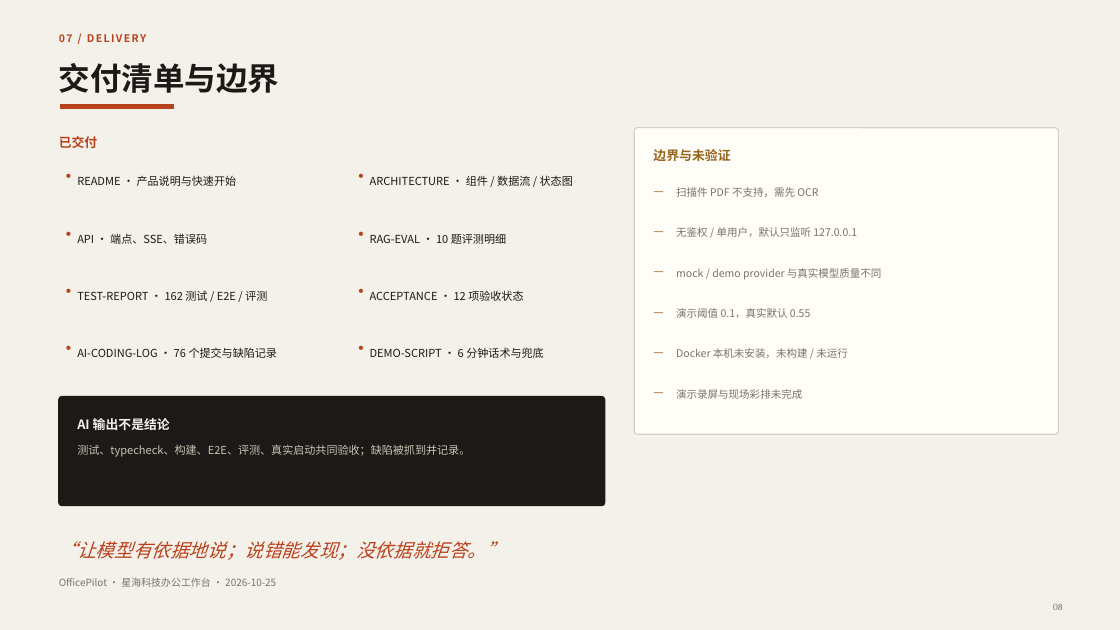
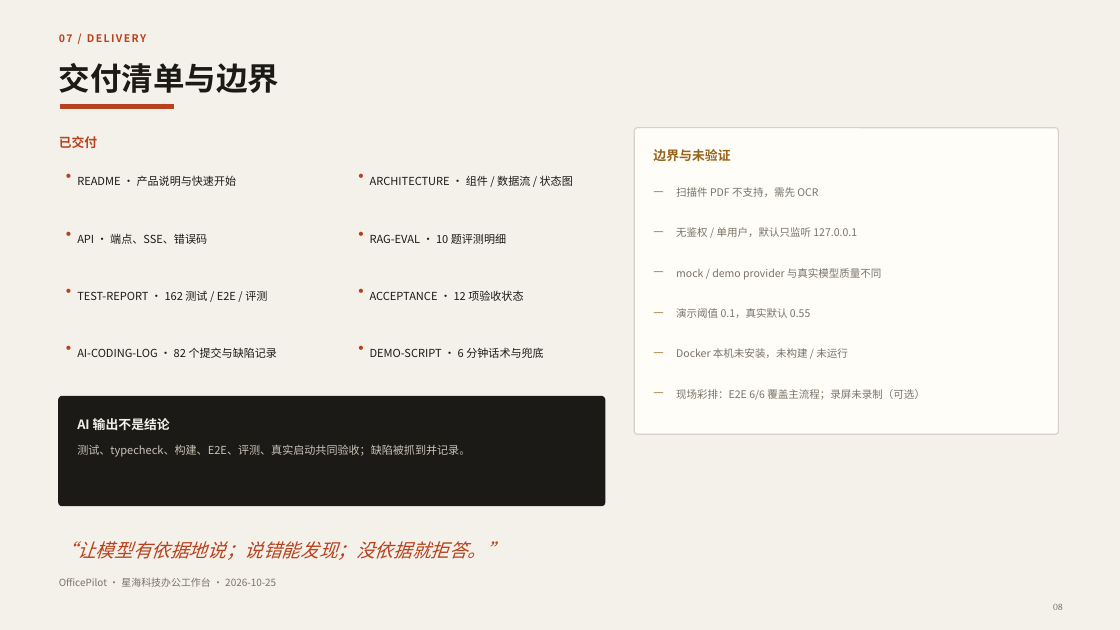
Before and after one commit to jaychou0728/OfficePilot, a slide deck: slide 8 of docs/OfficePilot-作品介绍.pptx. Drawn at 1120x630 pixels with LibreOffice and Linux fonts; fonts in the diff are those of the drawing. Boxes give left, top, right and bottom in pixels: in the first picture for what was removed or moved away, otherwise in the second. Text is boxed around its words. In the diff, an @@ line names an element or a change of style, - is before the commit and + after.

```diff
--- a/docs/OfficePilot-作品介绍.pptx
+++ b/docs/OfficePilot-作品介绍.pptx
@@ text at bbox=[77, 347, 277, 358]: text changed @@
-AI-CODING-LOG · 76 个提交与缺陷记录
+AI-CODING-LOG · 82 个提交与缺陷记录
@@ text at bbox=[676, 389, 925, 400]: text changed @@
-演示录屏与现场彩排未完成
+现场彩排：E2E 6/6 覆盖主流程；录屏未录制（可选）
```
Also in this commit, not shown: 1 other slide changed, 5 other files.
